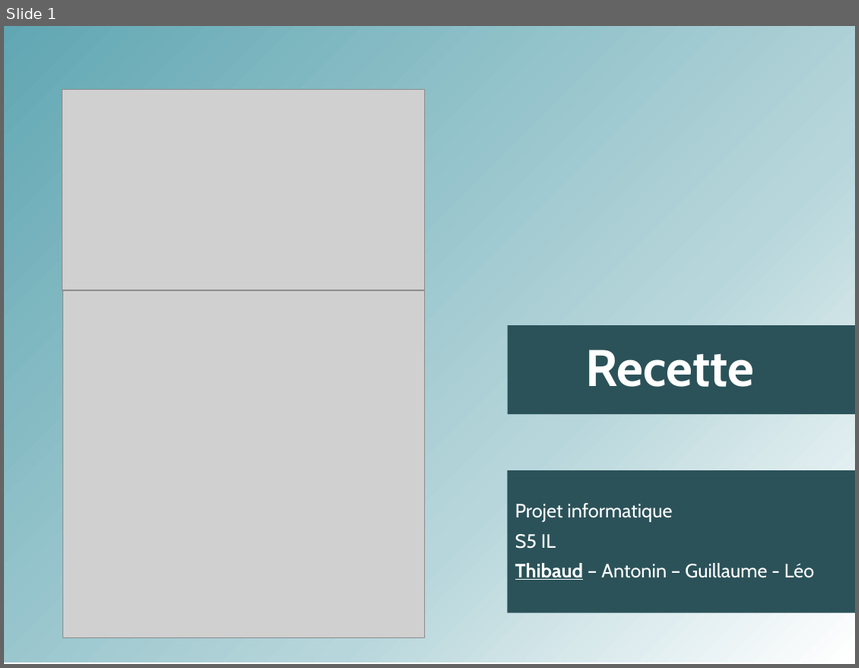
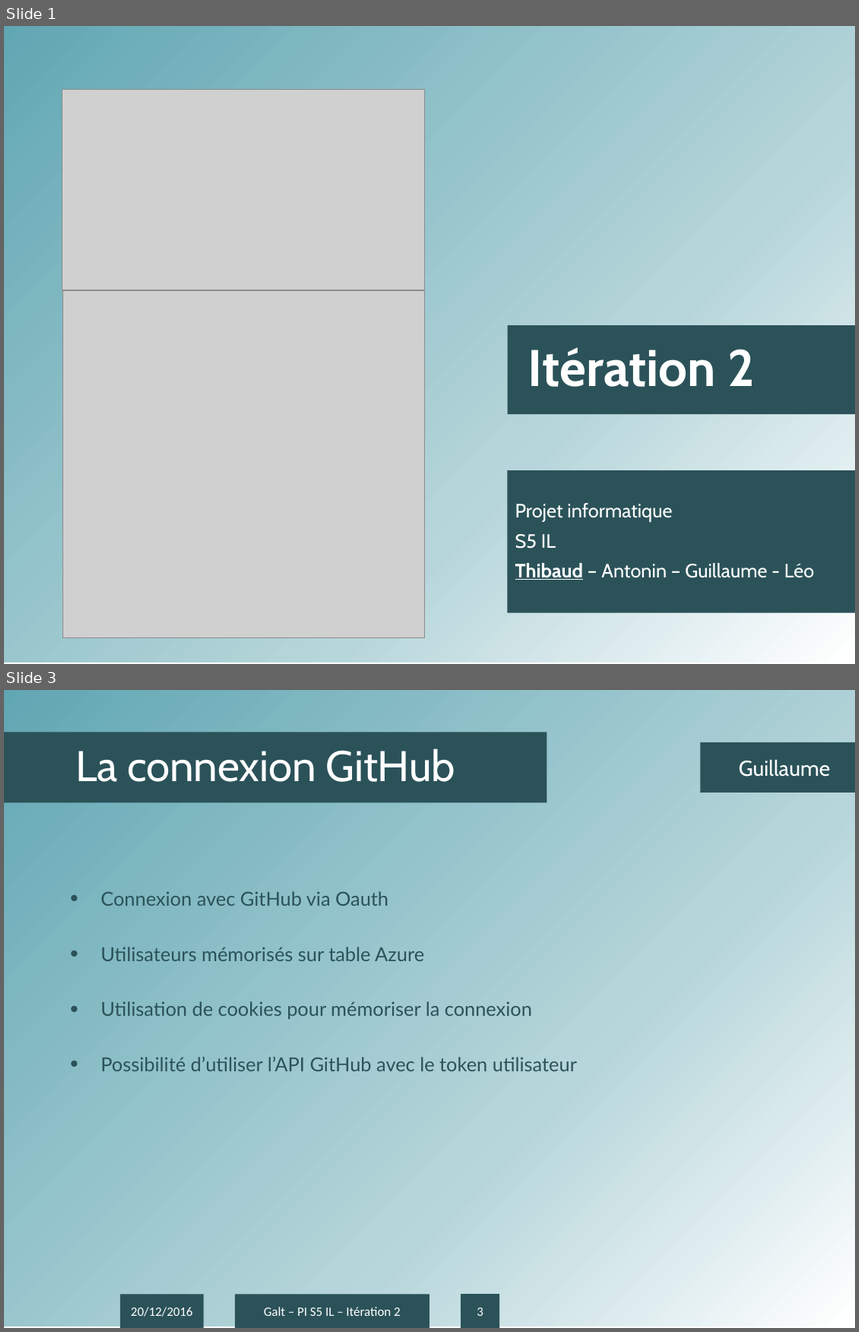
Before and after one commit to antonin-charrier/Project-Galt, a slide deck: Itérations/Présentation IT2.pptx. Shown one above the other, each under a label of ours: slide 1 before the commit, slides 1 and 3 after it; the slides between them are not shown. The pictures are 859x668 and 859x1332 pixels, drawn with LibreOffice and Linux fonts; fonts in the diff are those of the drawing; grey boxes stand for pictures; background and template pictures are left out. Boxes give left, top, right and bottom in pixels: in the first picture for what was removed or moved away, otherwise in the second. Text is boxed around its words. In the diff, an @@ line names an element or a change of style, - is before the commit and + after.

```diff
--- a/Itérations/Présentation IT2.pptx
+++ b/Itérations/Présentation IT2.pptx
@@ slide 3 added at (x1=4, y1=690, x2=855, y2=1328), background #FFFFFF; not listed: 1 template element that a slide beside it also shows @@
@@ title added at (x1=4, y1=733, x2=547, y2=802), fill #2B5259, 40 pt, text #FFFFFF @@
+La connexion GitHub
@@ text added at (x1=701, y1=742, x2=855, y2=793), fill #2B5259, 20 pt, text #FFFFFF @@
+Guillaume
@@ text added at (x1=101, y1=891, x2=577, y2=1072), 18 pt, text #2B5259 @@
+• Connexion avec GitHub via Oauth
+• Utilisateurs mémorisés sur table Azure
+• Utilisation de cookies pour mémoriser la connexion
+• Possibilité d’utiliser l’API GitHub avec le token utilisateur
@@ rectangle added at (x1=120, y1=1295, x2=204, y2=1328), fill #2B5259, 12 pt, text #FFFFFF @@
+20/12/2016
@@ rectangle added at (x1=235, y1=1295, x2=430, y2=1328), fill #2B5259, 12 pt, text #FFFFFF @@
+Galt – PI S5 IL – Itération 2
@@ page number added at (x1=462, y1=1295, x2=500, y2=1328), fill #2B5259, 12 pt, text #FFFFFF @@
+3
@@ slide 1 changed as well @@
@@ subtitle at (x1=528, y1=347, x2=755, y2=387): text changed @@
-Recette
+Itération 2
```
Also in this commit, not shown: 4 other slides changed, 2 other slides added, 1 other file.
